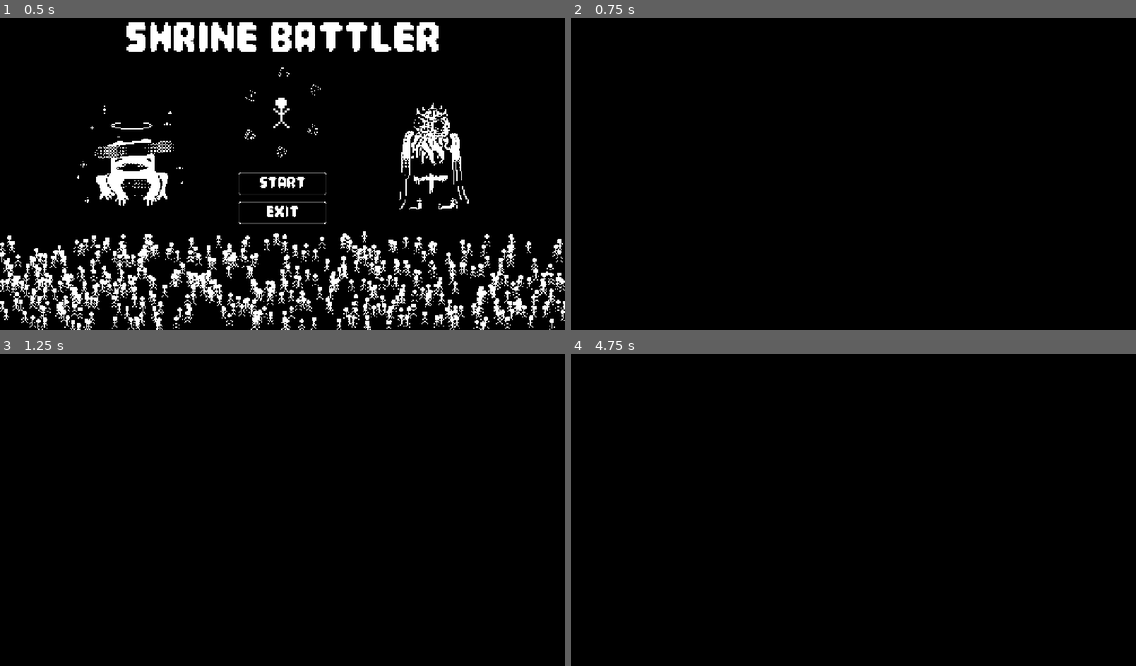
Above: before the commit, frames 1-4 (two rows, left to right).
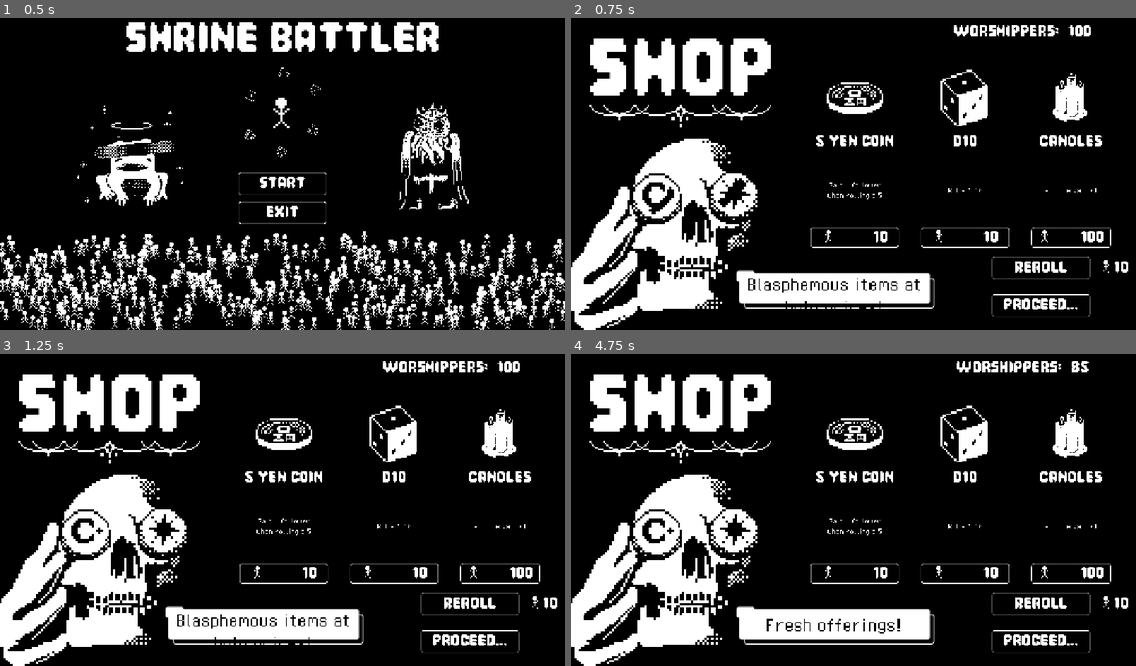
Above: after the commit, the same moments.

Repository: salbrandi/B1TJam2026
Game: Godot game, scene res://Main Scene.tscn
Two runs of this game, one before a commit and one after it. Both use one fixed random seed, a clock stepped at 60 frames per second and the inputs below.
Inputs (mouse positions are in pixels of both pictures, inside the frame that each line leads up to):
- Up to frame 1 (0.5 s): no input
- Up to frame 2 (0.75 s): click "Start" at 0.5 s
- Up to frame 3 (1.25 s): no input
- Up to frame 4 (4.75 s): click (853, 572) at 1.27 s; click (1039, 603) at 2 s, where only the run after the commit has a clickable "REROLL"; click (1039, 641) at 2.75 s, where only the run after the commit has a clickable "PROCEED..."; click (712, 619) at 3.5 s, where only the run after the commit has a clickable "ROLL"; tap Enter at 4.25 s; move the mouse to (977, 491) at 4.27 s; click (977, 491) at 4.42 s

Frame 1 is identical in both runs. In frame 2, 21% of the frame differs, in the area x 0-99%, y 2-100%; in frame 3, 21%; in frame 4, 21%.
Error before the commit: Attempt to call function 'show' in base 'null instance' on a null instance. (res://Gameplay/Gamemanager.gd:63)

Commit message:
Hide roll button hackily to not change layout

Diff:
--- a/UI/Scripts/autobattle_scene.gd
+++ b/UI/Scripts/autobattle_scene.gd
@@ -6,8 +6,14 @@
 func _ready() -> void:
 	await get_tree().process_frame
 	Global.gm.initalize_combat.connect(_on_initalize_combat)
-	roll_button.pressed.connect(roll_button.hide)
+	roll_button.pressed.connect(_set_roll_button_visible.bind(false))
 
 
 func _on_initalize_combat(_current_shrine_objects, _current_player_dice, _current_enemy_dice, _player_follower_count, _enemy_follower_count) -> void:
-	roll_button.show()
+	_set_roll_button_visible(true)
+
+
+# Fade instead of hide() so the VBoxContainer keeps the button's space.
+func _set_roll_button_visible(is_visible: bool) -> void:
+	roll_button.modulate.a = 1.0 if is_visible else 0.0
+	# roll_button.disabled = not is_visible
--- a/UI/Shop.tscn
+++ b/UI/Shop.tscn
@@ -13,6 +13,8 @@
 [ext_resource type="Texture2D" uid="uid://c7mfdp6h0sibk" path="res://UI/Sprites/skelemerchant.png" id="7_2e0xv"]
 [ext_resource type="Resource" uid="uid://bhb44vli8d6v0" path="res://Resources/ShrineObjects/Dice/d6.tres" id="8_424kp"]
 [ext_resource type="Resource" uid="uid://c4r5ga2r8juj4" path="res://Resources/ShrineObjects/Items/FiveYenCoin.tres" id="9_coin"]
+[ext_resource type="Script" uid="uid://ctoe1odyq27om" path="res://UI/RandomLabel.gd" id="14_roqh7"]
+[ext_resource type="Script" uid="uid://c5qkakasimmmk" path="res://UI/followerCountLabel.gd" id="15_6eo2p"]
 
 [sub_resource type="AtlasTexture" id="AtlasTexture_lke5m"]
 atlas = ExtResource("6_2e0xv")
@@ -522,5 +524,33 @@
 theme = ExtResource("1_gm7d2")
 text = "PROCEED..."
 
+[node name="FollowerCount" type="MarginContainer" parent="." unique_id=857065446]
+layout_mode = 1
+anchors_preset = 1
+anchor_left = 1.0
+anchor_right = 1.0
+offset_left = -100.0
+offset_bottom = 49.0
+grow_horizontal = 0
+theme_override_constants/margin_top = 20
+theme_override_constants/margin_right = 100
+
+[node name="hbox" type="HBoxContainer" parent="FollowerCount" unique_id=1005743529]
+custom_minimum_size = Vector2(308.32, 0)
+layout_mode = 2
+theme_override_constants/separation = 20
+
+[node name="Label" type="Label" parent="FollowerCount/hbox" unique_id=1309299138]
+layout_mode = 2
+theme = ExtResource("1_gm7d2")
+text = "Worshippers:"
+
+[node name="Label2" type="Label" parent="FollowerCount/hbox" unique_id=1817590109]
+layout_mode = 2
+theme = ExtResource("1_gm7d2")
+text = "16"
+vertical_alignment = 1
+script = ExtResource("15_6eo2p")
+
 [connection signal="pressed" from="VBoxContainer2/RerollButton/HBoxContainer/Button" to="." method="_on_reroll_pressed"]
 [connection signal="pressed" from="VBoxContainer2/ProceedButton/Button" to="." method="_on_proceed_button_pressed"]
--- a/UI/ShrineBattleScreen.tscn
+++ b/UI/ShrineBattleScreen.tscn
@@ -8,10 +8,7 @@
 [ext_resource type="Theme" uid="uid://x7yljq6un6p8" path="res://UI/default_theme.tres" id="4_bu5cc"]
 [ext_resource type="PackedScene" uid="uid://dflnd1db5ihqg" path="res://Sound/SoundManager.tscn" id="4_vkv4v"]
 [ext_resource type="Script" uid="uid://bvlmq3x6dfq66" path="res://UI/Scripts/dice_handler.gd" id="4_ytthq"]
-[ext_resource type="Script" uid="uid://5k3ce70ad2py" path="res://Resources/ShrineObjects/ShrineObject.gd" id="5_2ocd6"]
 [ext_resource type="Script" uid="uid://cm3bwfmhhv0gp" path="res://UI/Scripts/DiceRect.gd" id="5_rf8r7"]
-[ext_resource type="Resource" uid="uid://drkjg1ar67oh3" path="res://Resources/ShrineObjects/Items/Candles.tres" id="6_wng8v"]
-[ext_resource type="Resource" uid="uid://bhb44vli8d6v0" path="res://Resources/ShrineObjects/Dice/d6.tres" id="7_wng8v"]
 [ext_resource type="Texture2D" uid="uid://cmuvmg8a6rgnp" path="res://UI/Sprites/fallen-head.png" id="12_wng8v"]
 [ext_resource type="PackedScene" uid="uid://c6gkll0t6vxml" path="res://UI/DiceRect.tscn" id="13_621yj"]
 [ext_resource type="Script" uid="uid://b5trm118wwsny" path="res://UI/Scripts/follower_count_label.gd" id="13_wng8v"]
@@ -19,17 +16,6 @@
 [sub_resource type="AtlasTexture" id="AtlasTexture_lke5m"]
 atlas = ExtResource("2_ocyaw")
 region = Rect2(0, 0, 32, 32)
-
-[sub_resource type="ParticleProcessMaterial" id="ParticleProcessMaterial_lke5m"]
-particle_flag_disable_z = true
-emission_shape = 3
-emission_box_extents = Vector3(640, 1, 1)
-gravity = Vector3(0, -200, 0)
-turbulence_enabled = true
-turbulence_noise_strength = 9.35
-turbulence_noise_scale = 3.452
-turbulence_noise_speed_random = 3.15
-turbulence_influence_max = 0.202
 
 [node name="ShrineBattleScreen" type="Control" unique_id=706737663]
 layout_mode = 3
@@ -109,7 +95,6 @@
 
 [node name="ShrineGrid" parent="GridContainer/PlayerContainer/VBoxContainer/MarginContainer2" unique_id=495070305 instance=ExtResource("3_ocyaw")]
 layout_mode = 2
-default_objects = Array[ExtResource("5_2ocd6")]([ExtResource("6_wng8v"), ExtResource("6_wng8v"), ExtResource("6_wng8v"), ExtResource("6_wng8v"), ExtResource("7_wng8v"), ExtResource("7_wng8v"), ExtResource("7_wng8v")])
 is_player_grid = true
 
 [node name="MarginContainer" type="MarginContainer" parent="GridContainer/PlayerContainer/VBoxContainer" unique_id=197926843]
@@ -155,7 +140,6 @@
 
 [node name="ShrineGrid" parent="GridContainer/EnemyContainer/VBoxContainer/MarginContainer2" unique_id=698383202 instance=ExtResource("3_ocyaw")]
 layout_mode = 2
-default_objects = Array[ExtResource("5_2ocd6")]([ExtResource("7_wng8v")])
 
 [node name="MarginContainer" type="MarginContainer" parent="GridContainer/EnemyContainer/VBoxContainer" unique_id=2120659682]
 layout_mode = 2
